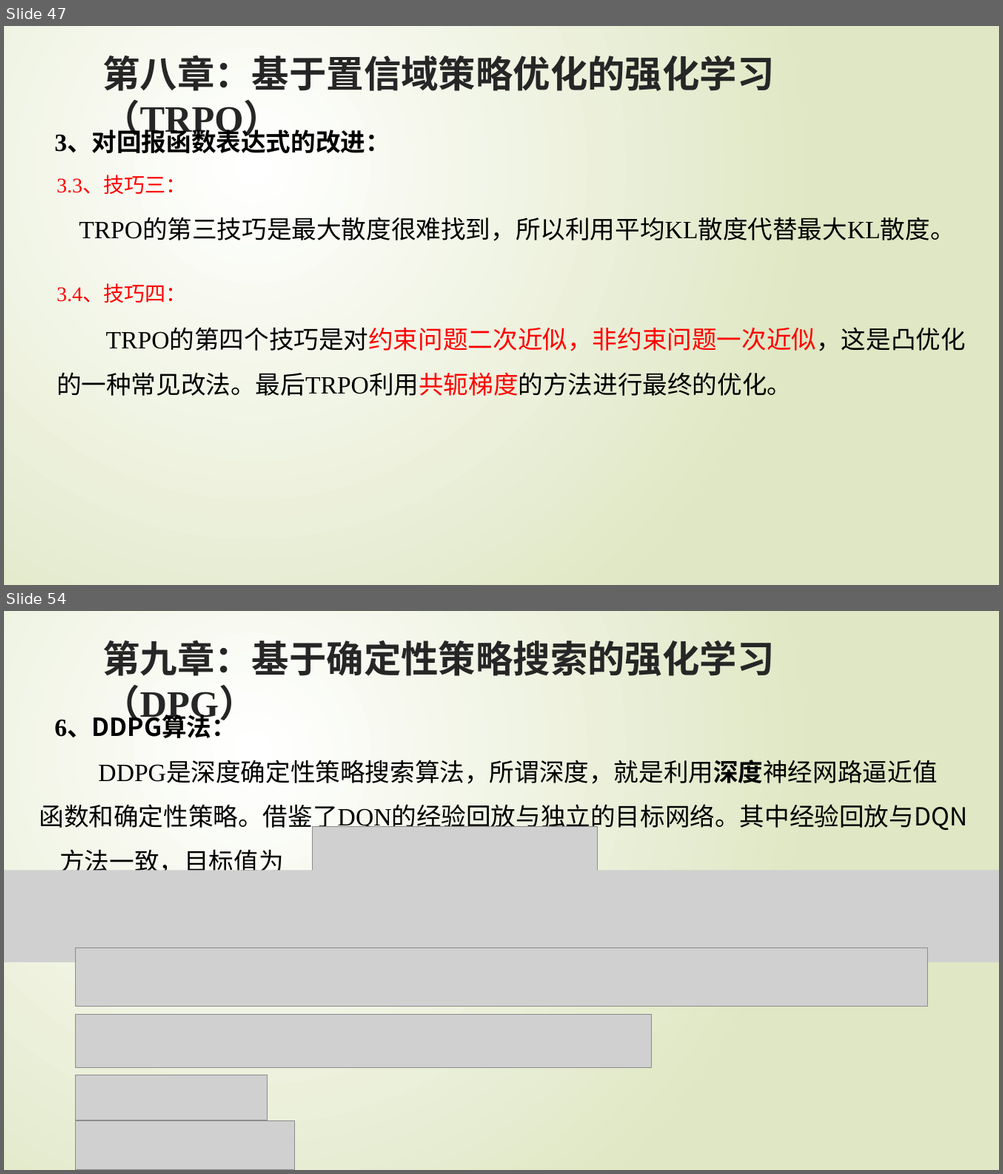
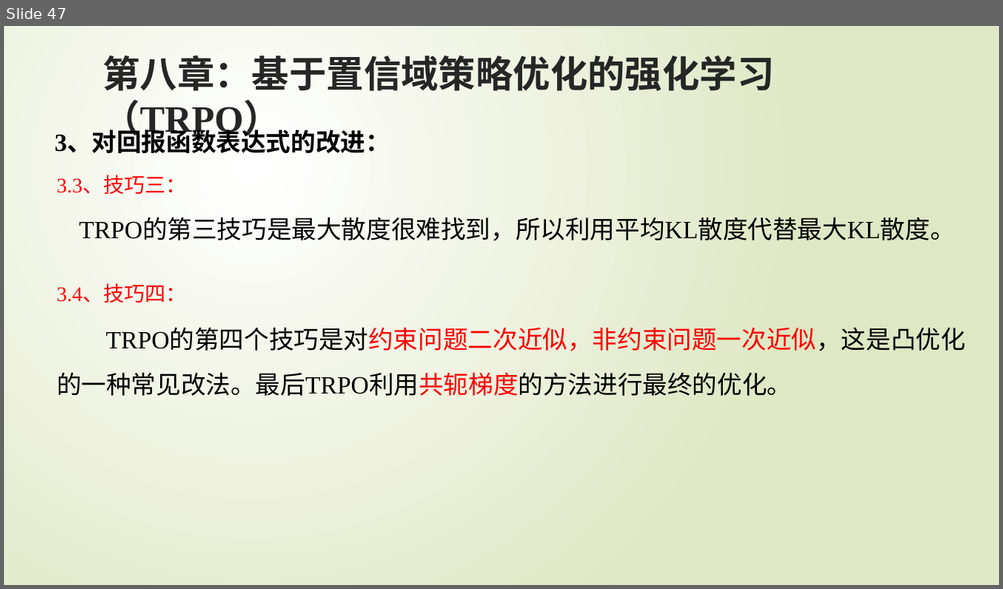
Before and after one commit to zgqzhangguoqi/RL-Flies, a slide deck: 强化学习PPT/强化学习原理入门(4~9章).pptx. Shown one above the other, each under a label of ours: slides 47 and 54 before the commit, slide 47 after it; the slides between them are not shown. The pictures are 1003x1174 and 1003x589 pixels, drawn with LibreOffice and Linux fonts; fonts in the diff are those of the drawing; grey boxes stand for pictures. Boxes give left, top, right and bottom in pixels: in the first picture for what was removed or moved away, otherwise in the second. Text is boxed around its words. In the diff, an @@ line names an element or a change of style, - is before the commit and + after.

```diff
--- a/强化学习PPT/强化学习原理入门(4~9章).pptx
+++ b/强化学习PPT/强化学习原理入门(4~9章).pptx
@@ slide 54 removed at bbox=[4, 611, 999, 1170], background gradient #FFFFFF to #DFE8C4 @@
@@ text removed at bbox=[102, 640, 774, 676] @@
-第九章：基于确定性策略搜索的强化学习（DPG）
@@ text removed at bbox=[54, 717, 236, 738] @@
-6、DDPG算法：
@@ text removed at bbox=[40, 761, 967, 871] @@
-DDPG是深度确定性策略搜索算法，所谓深度，就是利用深度神经网路逼近值
-函数和确定性策略。借鉴了DQN的经验回放与独立的目标网络。其中经验回放与DQN
-方法一致，目标值为
@@ picture removed at bbox=[312, 826, 597, 880] @@
@@ picture removed at bbox=[4, 871, 999, 963] @@
@@ picture removed at bbox=[76, 948, 928, 1006] @@
@@ picture removed at bbox=[76, 1014, 652, 1068] @@
@@ picture removed at bbox=[76, 1075, 267, 1121] @@
@@ picture removed at bbox=[76, 1122, 295, 1170] @@
```
Also in this commit, not shown: 7 slides changed, 4 slides added.
